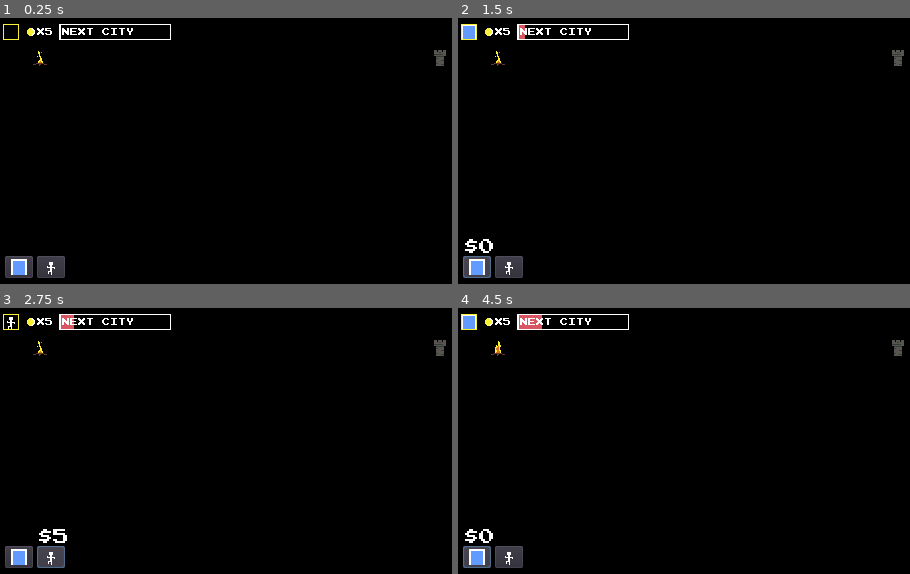
Above: before the commit, frames 1-4 (two rows, left to right).
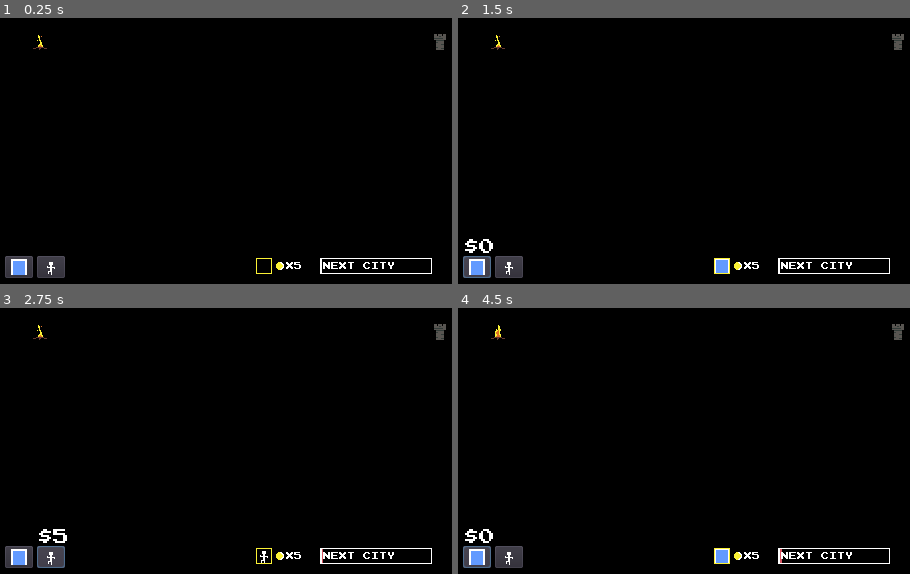
Above: after the commit, the same moments.

Repository: mcerdeira/LoopCityTD
Game: Godot game, scene res://scenes/Main.tscn
Same seed, same stepped clock (60 frames per second), same inputs: the game is played once before the commit and once after it.
Inputs (mouse positions are in pixels of both pictures, inside the frame that each line leads up to):
- Up to frame 1 (0.25 s): no input
- Up to frame 2 (1.5 s): click (476, 268) at 0.5 s; click "$0" at 1.25 s
- Up to frame 3 (2.75 s): click (49, 558) at 2.02 s
- Up to frame 4 (4.5 s): click "$5" at 2.75 s; click (476, 558) at 3.5 s; click "$0" at 4.25 s

The runs differ from the first frame. In frame 1, 1.4% of the frame differs, in the area x 0-99%, y 2-97%; in frame 2, 1.8%; in frame 3, 1.6%; in frame 4, 2.0%.

Commit message:
Inflation system

Diff:
--- a/scenes/Main.tscn
+++ b/scenes/Main.tscn
@@ -180,24 +180,24 @@
 script = ExtResource( 3 )
 
 [node name="base_obj" parent="." instance=ExtResource( 4 )]
-position = Vector2( 40, 40 )
+position = Vector2( 40, 24 )
 
 [node name="city_obj" parent="." instance=ExtResource( 5 )]
-position = Vector2( 440, 40 )
+position = Vector2( 440, 24 )
 
 [node name="line" parent="." instance=ExtResource( 6 )]
 
 [node name="tile_positioner" type="Sprite" parent="."]
-position = Vector2( 11, 14 )
+position = Vector2( 264, 248 )
 texture = ExtResource( 9 )
 script = ExtResource( 8 )
 
 [node name="tile_positioner_empty" type="Sprite" parent="."]
-position = Vector2( 11, 14 )
+position = Vector2( 264, 248 )
 texture = ExtResource( 10 )
 
 [node name="coin_diplay" parent="." instance=ExtResource( 7 )]
-position = Vector2( 31, 14 )
+position = Vector2( 280, 248 )
 
 [node name="building_bar" parent="." instance=ExtResource( 11 )]
-position = Vector2( 59, 6 )
+position = Vector2( 320, 240 )
--- a/scripts/Global.gd
+++ b/scripts/Global.gd
@@ -10,6 +10,7 @@
 var Leave_Coin = preload("res://sfx/3_Coins.wav")
 var Pop = preload("res://sfx/pop.wav")
 var Build = preload("res://sfx/build.wav")
+var CITY_COUNT = null
 
 var AudioManager = preload("res://scenes/AudioManager.tscn")
 var AudioInstance = null
@@ -23,7 +24,8 @@
 	SPAWN_ENEMY = 5
 	WRITE_MODE = null
 	COINS = 5
-	TTL_CITY_SPAWN = 20
+	TTL_CITY_SPAWN = 120
+	CITY_COUNT = 1
 
 func pop_sound():
 	AudioInstance.stream = Pop
@@ -49,6 +51,6 @@
 
 func get_cost(type):
 	if type == "warrior":
-		return 5
+		return 5 * CITY_COUNT
 	if type == "path":
 		return 0
--- a/scripts/world_tilemap.gd
+++ b/scripts/world_tilemap.gd
@@ -38,6 +38,7 @@
 			break
 
 	Global.pop_sound()
+	Global.CITY_COUNT += 1
 	var h = city.instance()
 	h.set_position(pos)
 	get_parent().get_parent().add_child(h)
